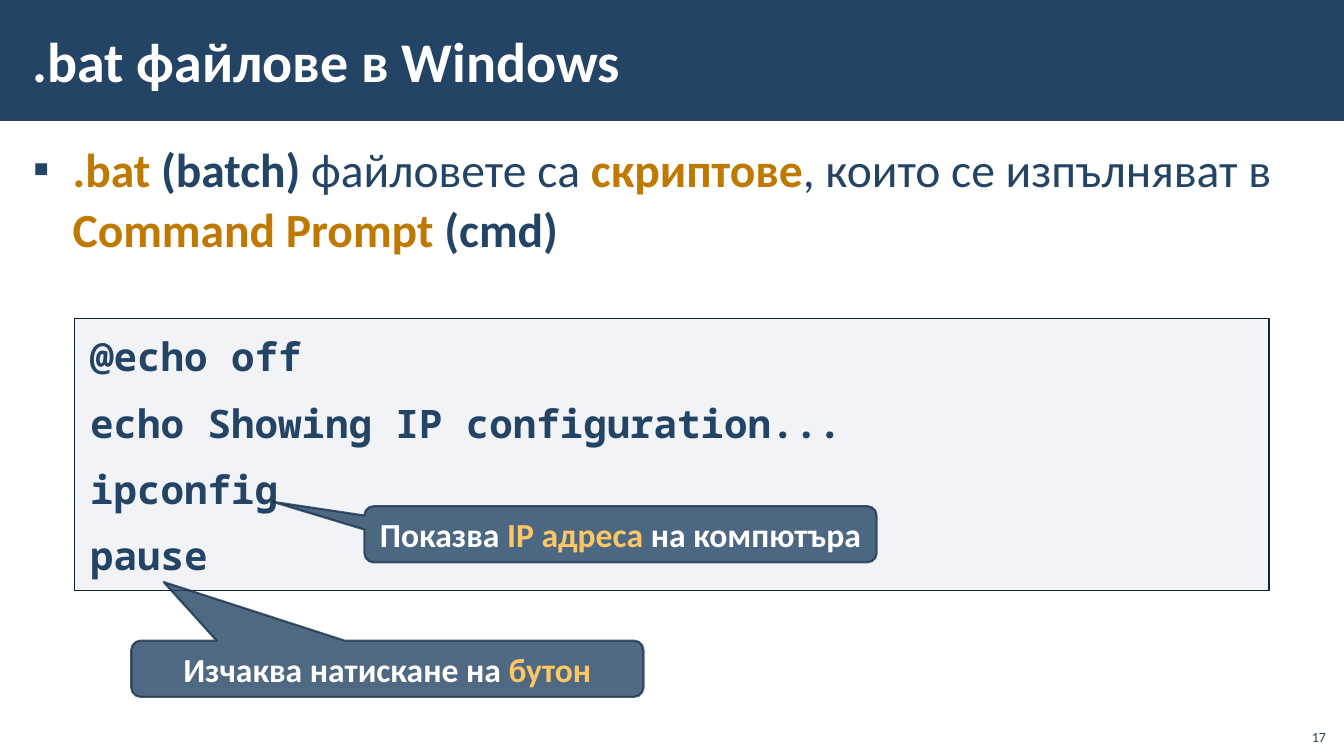
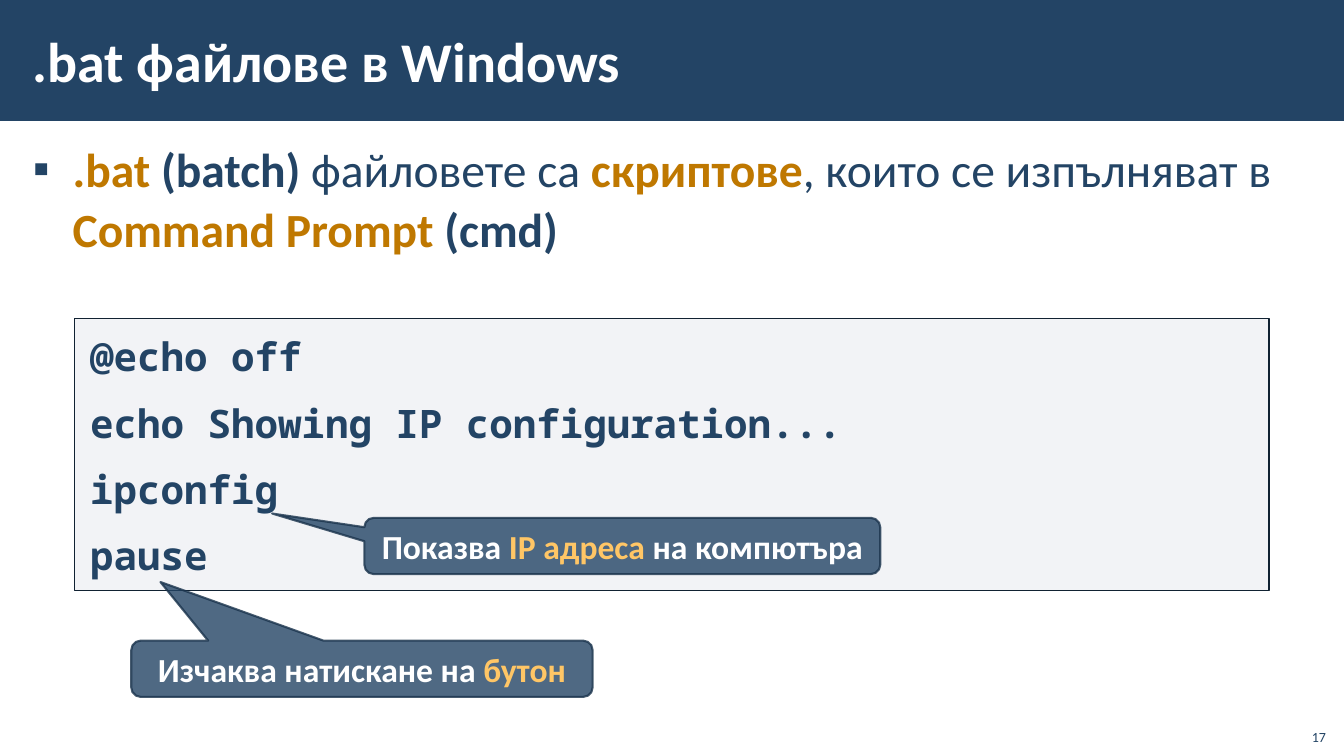
Before and after one commit to BG-IT-Edu/School-Programming, a slide deck: slide 17 of Courses/Software-Sciences/IT-Module-4-Problem-Solving-with-ICT/09-Computer-Systems-Management/09-Computer-Systems-Management.pptx. Drawn at 1344x756 pixels with LibreOffice and Linux fonts; fonts in the diff are those of the drawing; background and template pictures are left out. Boxes give left, top, right and bottom in pixels: in the first picture for what was removed or moved away, otherwise in the second. Text is boxed around its words. In the diff, an @@ line names an element or a change of style, - is before the commit and + after.

```diff
--- a/Courses/Software-Sciences/IT-Module-4-Problem-Solving-with-ICT/09-Computer-Systems-Management/09-Computer-Systems-Management.pptx
+++ b/Courses/Software-Sciences/IT-Module-4-Problem-Solving-with-ICT/09-Computer-Systems-Management/09-Computer-Systems-Management.pptx
@@ rounded speech box "Показва IP адреса на компютъра": place and size @@
-rounded speech box "Показва IP адреса на компютъра" at bbox=[365, 506, 877, 563]
+rounded speech box "Показва IP адреса на компютъра" at bbox=[365, 518, 881, 575]
@@ rounded speech box "Изчаква натискане на бутон": place and size @@
-rounded speech box "Изчаква натискане на бутон" at bbox=[131, 641, 643, 698]
+rounded speech box "Изчаква натискане на бутон" at bbox=[131, 641, 593, 698]
```
Also in this commit, not shown: 3 other slides changed, 1 slide added, 5 other files.
